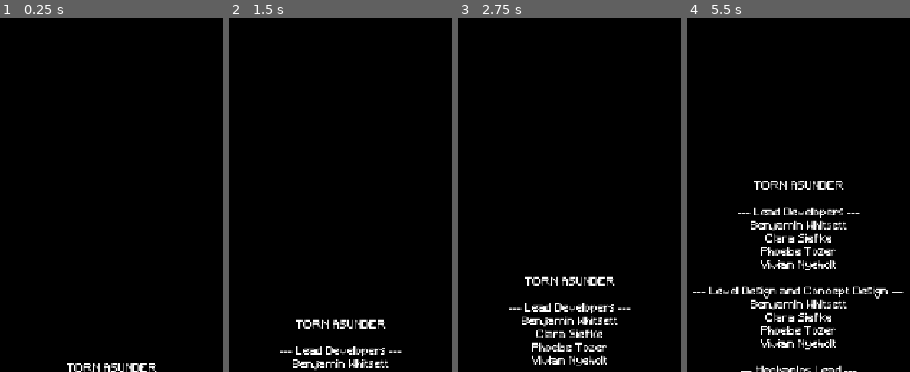
Above: before the commit, frames 1-4 (left to right).
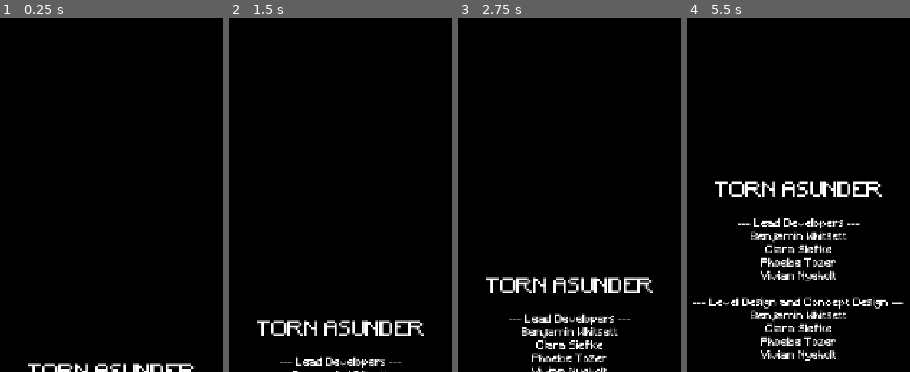
Above: after the commit, the same moments.

Repository: whitsettbe/kcol-f26-gamedevproj-cb
Game: Godot game, scene res://cut-scenes/credits.tscn
Same seed, same stepped clock (60 frames per second), same inputs: the game is played once before the commit and once after it. This scene is started directly instead of the project's main scene.
Inputs:
- Up to frame 1 (0.25 s): no input
- Up to frame 2 (1.5 s): tap Enter at 0.5 s; hold D (L_right) 0.53-1.28 s; tap Shift (undo) at 0.6, 1.35 s; hold S (L_down) from 1.28 s (still down)
- Up to frame 3 (2.75 s): release S (L_down) at 2.03 s; hold D (L_right) from 2.03 s (still down); tap Shift (undo) at 2.1 s
- Up to frame 4 (5.5 s): release D (L_right) at 2.78 s; hold W (L_up) 2.78-3.53 s; tap Shift (undo) every 0.75 s from 2.85 to 5.1 s; hold A (L_left) 3.53-5.03 s; hold S (L_down) from 5.03 s (still down)

The runs differ from the first frame. In frame 1, 1.4% of the frame differs, in the area x 12-88%, y 97-100%; in frame 2, 3.8%; in frame 3, 6.4%; in frame 4, 12%, in the area x 2-98%, y 46-100%.

Commit message:
Adjust spacing

Diff:
--- a/TornAsunder/cut-scenes/credits.tscn
+++ b/TornAsunder/cut-scenes/credits.tscn
@@ -16,11 +16,17 @@
 offset_bottom = 49.0
 alignment = 1
 
-[node name="Label" type="Label" parent="Scrolling_Elements" unique_id=974171709]
+[node name="Label1" type="Label" parent="Scrolling_Elements" unique_id=974171709]
 layout_mode = 2
 theme_override_fonts/font = ExtResource("2_kn4f5")
-text = "TORN ASUNDER
+theme_override_font_sizes/font_size = 30
+text = "TORN ASUNDER"
+horizontal_alignment = 1
 
+[node name="Label2" type="Label" parent="Scrolling_Elements" unique_id=142031636]
+layout_mode = 2
+theme_override_fonts/font = ExtResource("2_kn4f5")
+text = "
 --- Lead Developers ---
 Benjamin Whitsett
 Clara Siefke
@@ -55,6 +61,7 @@
 Teddy Jacobsen
 
 --- Music ---
+
 “8 Bit Adventure” by Kirk Osamayo
 https://freemusicarchive.org/music/kirk-osamayo/season-4-green/8-bit-adventure-1/
 
@@ -125,6 +132,12 @@
 GNU AFFERO GENERAL PUBLIC LICENSE: https://www.gnu.org/licenses/agpl-3.0.en.html
 
 
-Thanks for Playing!
 "
 horizontal_alignment = 1
+
+[node name="Label3" type="Label" parent="Scrolling_Elements" unique_id=208824559]
+layout_mode = 2
+theme_override_fonts/font = ExtResource("2_kn4f5")
+theme_override_font_sizes/font_size = 30
+text = "Thanks for Playing!"
+horizontal_alignment = 1
--- a/TornAsunder/cut-scenes/final.tscn
+++ b/TornAsunder/cut-scenes/final.tscn
@@ -18,7 +18,7 @@
 anchor_right = 0.5
 anchor_bottom = 0.5
 offset_right = 1152.0
-offset_bottom = 128.0
+offset_bottom = 64.0
 grow_horizontal = 2
 grow_vertical = 2
 alignment = 1
--- a/TornAsunder/cut-scenes/intro.tscn
+++ b/TornAsunder/cut-scenes/intro.tscn
@@ -21,6 +21,7 @@
 layout_mode = 2
 size_flags_horizontal = 4
 theme_override_fonts/font = ExtResource("2_xf62s")
+theme_override_font_sizes/font_size = 24
 text = "
 
 
@@ -42,11 +43,11 @@
 
 
 Interdimensional turbulence?
- Did you hear them right?
+Did you hear them right?
 
 
 You feel the plane suddenly lurch to the side, then up,
- then down into a nosedive.
+then down into a nosedive.
 
 
 Thick green clouds block your view of the sky.
@@ -63,17 +64,19 @@
 the ground.
 
 
- A splitting pain erupts down your middle.
- It feels as though your body is being split in two!
+A splitting pain erupts down your middle.
+It feels as though your body is being split in two!
+
 
 You feel yourself…
+no…
+both of yourselves…
 
- both of yourselves,
 Once Leroy, now Leonard and Roy,
 being buried deep below the surface.
 
 
- Layers and layers of rock between you
+Layers and layers of rock between you
 and the world you knew.
 
 
